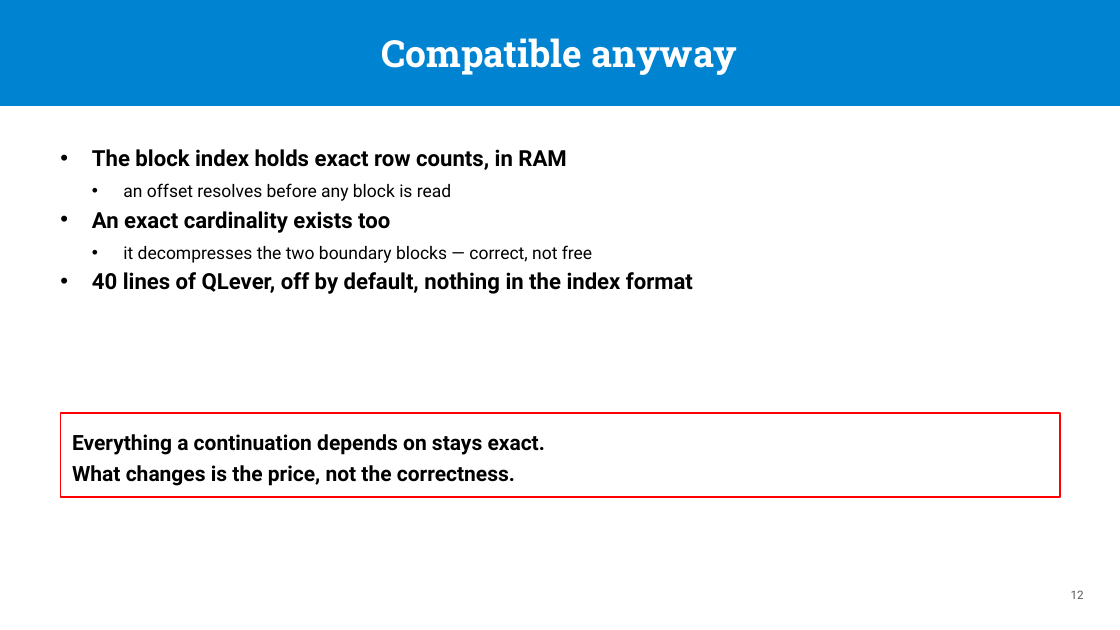
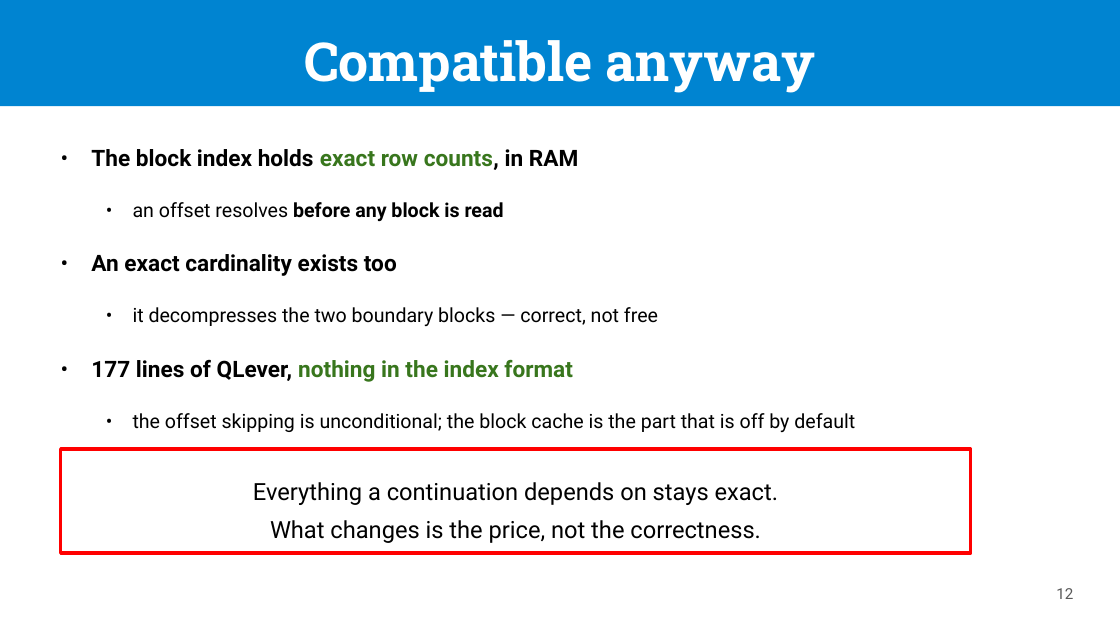
Before and after one commit to passage-org/passage, a slide deck: slide 12 of passage-qlever/slides/QLever as a Passage backend.pptx. Drawn at 1120x630 pixels with LibreOffice and Linux fonts; fonts in the diff are those of the drawing. Boxes give left, top, right and bottom in pixels: in the first picture for what was removed or moved away, otherwise in the second. Text is boxed around its words. In the diff, an @@ line names an element or a change of style, - is before the commit and + after.

```diff
--- a/passage-qlever/slides/QLever as a Passage backend.pptx
+++ b/passage-qlever/slides/QLever as a Passage backend.pptx
@@ text "Compatible anyway": place and size @@
-text "Compatible anyway" at box(382, 38, 737, 75)
+text "Compatible anyway" at box(304, 40, 816, 93)
@@ text "Compatible anyway" at box(304, 40, 816, 93): size 32 to 46 pt; line spacing 1 to 1.1; vertical alignment middle to top @@
@@ rectangle removed at box(0, 0, 1120, 106) @@
@@ rectangle added at box(0, 0, 1120, 106), fill #0084D1 @@
@@ text added at box(91, 149, 578, 170), 19.4 pt, text #000000, bold @@
+• The block index holds exact row counts, in RAM
@@ text removed at box(92, 149, 693, 294) @@
-• The block index holds exact row counts, in RAM
-  • an offset resolves before any block is read
-• An exact cardinality exists too
-  • it decompresses the two boundary blocks — correct, not free
-• 40 lines of QLever, off by default, nothing in the index format
@@ text added at box(133, 202, 504, 221), 16.8 pt, text #000000, bold @@
+• an offset resolves before any block is read
@@ text added at box(91, 254, 397, 276), 19.4 pt, text #000000, bold @@
+• An exact cardinality exists too
@@ text added at box(133, 307, 658, 326), 16.8 pt, text #000000 @@
+• it decompresses the two boundary blocks — correct, not free
@@ text added at box(91, 359, 573, 382), 19.4 pt, text #38761D, bold @@
+• 177 lines of QLever, nothing in the index format
@@ text added at box(133, 413, 855, 432), 16.8 pt, text #000000 @@
+• the offset skipping is unconditional; the block cache is the part that is off by default
@@ rectangle "Everything a continuation depends on ...": place and size @@
-rectangle "Everything a continuation depends on ..." at box(60, 413, 1060, 497)
+rectangle "Everything a continuation depends on ..." at box(60, 450, 970, 554)
@@ rectangle "Everything a continuation depends on ..." at box(60, 450, 970, 554): size 18 to 20.3 pt, bold off; alignment left to centre; line spacing 1.2 to 1.35; outline #FF0000 1.5 pt to #FF0000 3 pt @@
@@ text "12": place and size @@
-text "12" at box(1071, 590, 1084, 599)
+text "12" at box(1056, 588, 1073, 599)
@@ text "12" at box(1056, 588, 1073, 599): size 10 to 13 pt; line spacing 1 to 1.2 @@
```
Also in this commit, not shown: 15 other slides changed, 3 slides added, 11 other files.
